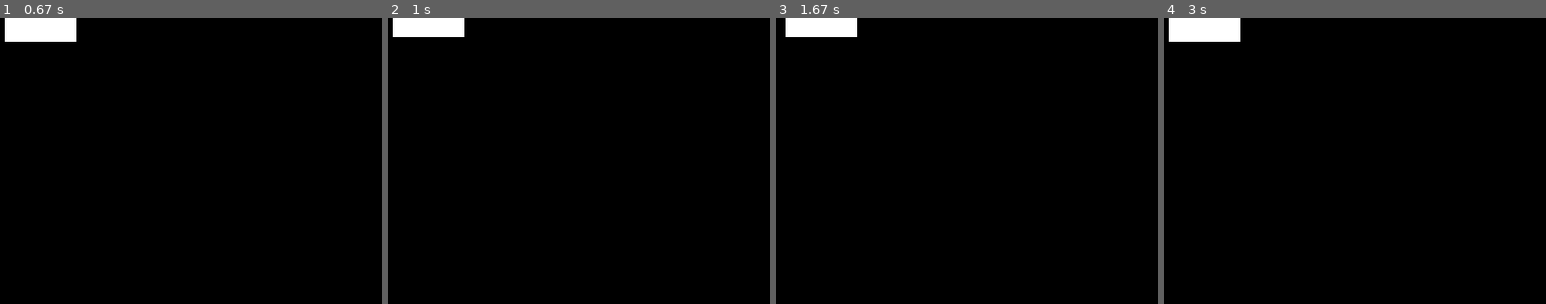
Above: before the commit, frames 1-4 (left to right).
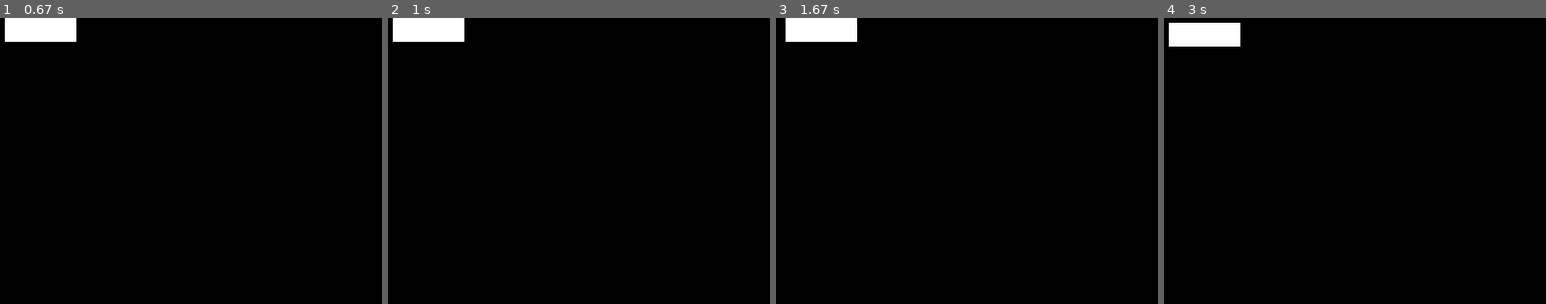
Above: after the commit, the same moments.

Repository: VictoryChang/learn_pygame
Game: pygame game, started from tutorial2.py
Two runs of this game, one before a commit and one after it. Both use one fixed random seed, a clock stepped at 60 frames per second and the inputs below.
Inputs:
- Up to frame 1 (0.67 s): hold Right from 0.33 s (still down)
- Up to frame 2 (1 s): release Right at 0.8 s; hold Up from 0.83 s (still down)
- Up to frame 3 (1.67 s): release Up at 1.4 s; hold Right from 1.43 s (still down)
- Up to frame 4 (3 s): release Right at 2.07 s; hold Left 2.1-2.75 s; hold Down from 2.78 s (still down)
The pictures show only the part of the screen within x 0-50%, y 0-50%; the shares and areas given below are measured in that part.

Frame 1 is identical in both runs. In frame 2, 0.3% of the frame differs, in the area x 1-20%, y 6-9%; in frame 3, 0.3%; in frame 4, 0.6%, in the area x 1-20%, y 0-10%.

Commit message:
keep player within the boundaries of the screen

Diff:
--- a/tutorial2.py
+++ b/tutorial2.py
@@ -16,16 +16,27 @@
         self.surf.fill(Color.white)
         self.rect = self.surf.get_rect()
 
-    # Move the sprite based on user keypresses
-    def update(self, pressed_keys):
-        if pressed_keys[K_UP]:
+    def update(self, pressed_key, screen_width: int, screen_height: int):
+        """
+        Move the sprite based on user keypress and keep the player on the screen
+        """
+        if pressed_key[K_UP]:
             self.rect.move_ip(0, -5)  # move in place
-        if pressed_keys[K_DOWN]:
+        if pressed_key[K_DOWN]:
             self.rect.move_ip(0, 5)
-        if pressed_keys[K_LEFT]:
+        if pressed_key[K_LEFT]:
             self.rect.move_ip(-5, 0)
-        if pressed_keys[K_RIGHT]:
+        if pressed_key[K_RIGHT]:
             self.rect.move_ip(5, 0)
+
+        if self.rect.left < 0:
+            self.rect.left = 0
+        if self.rect.right > screen_width:
+            self.rect.right = screen_width
+        if self.rect.top <= 0:
+            self.rect.top = 0
+        if self.rect.bottom >= screen_height:
+            self.rect.bottom = screen_height
 
 
 def create_game(screen_width: int, screen_height: int):
@@ -42,8 +53,8 @@
                 if event.key == K_ESCAPE or event.type == QUIT:
                     running = False
 
-            pressed_keys = pygame.key.get_pressed()
-            player.update(pressed_keys)
+            pressed_key = pygame.key.get_pressed()
+            player.update(pressed_key, screen_width, screen_height)
 
             screen.fill(Color.black)
             screen.blit(player.surf, player.rect)
